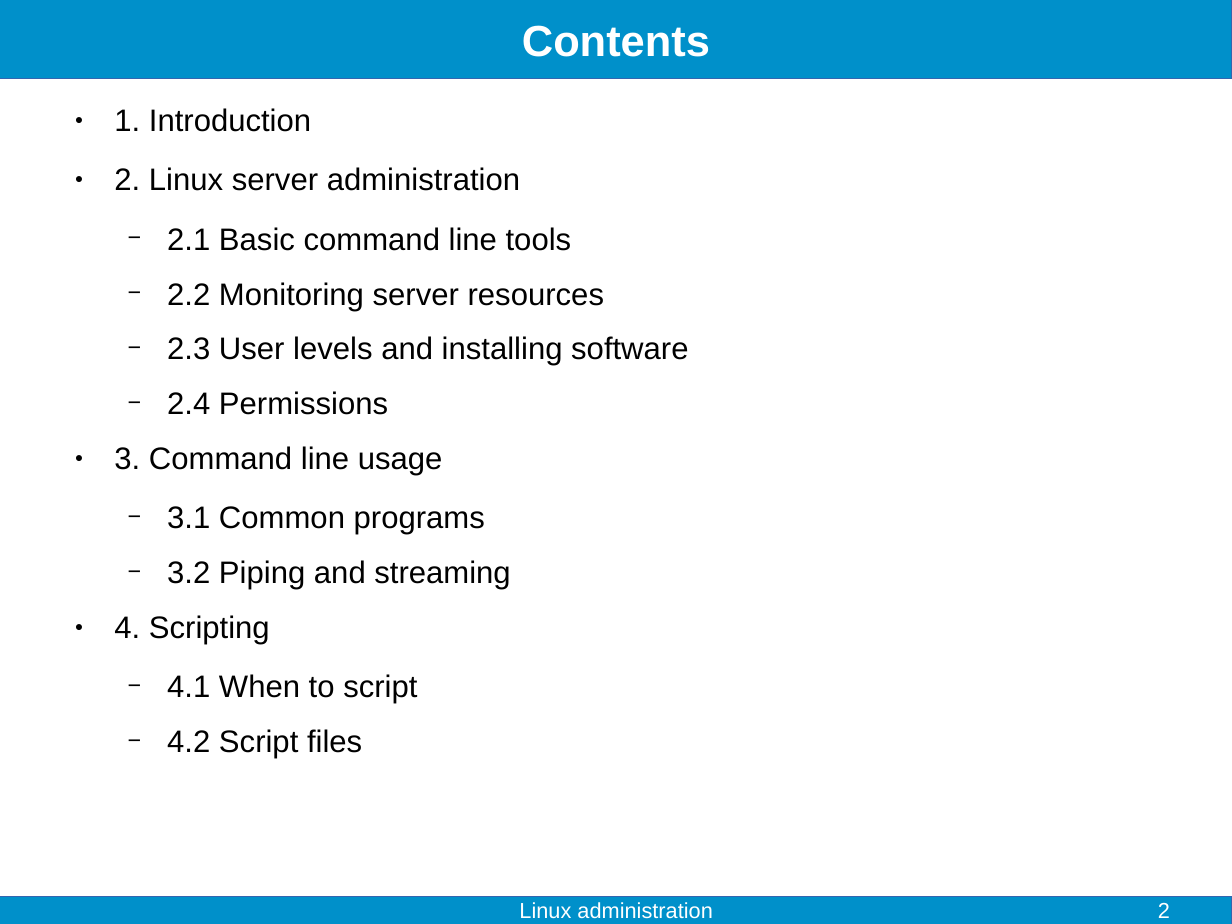
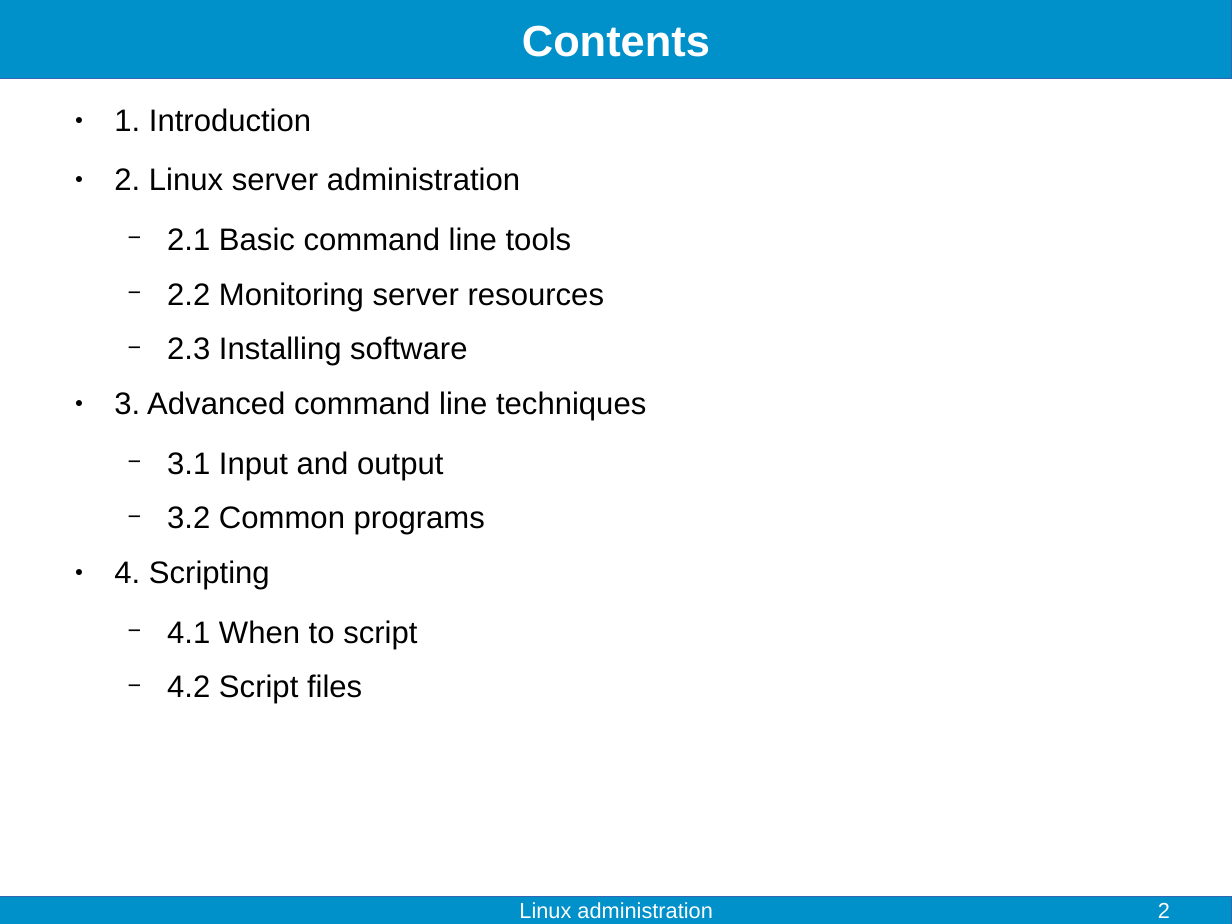
Before and after one commit to fjelltopp/training, a slide deck: slide 2 of linux_administration/linux_administration.odp. Drawn at 1232x924 pixels with LibreOffice and Linux fonts; fonts in the diff are those of the drawing. Boxes give left, top, right and bottom in pixels: in the first picture for what was removed or moved away, otherwise in the second. Text is boxed around its words. In the diff, an @@ line names an element or a change of style, - is before the commit and + after.

Commit message:
input and output

```diff
--- a/linux_administration/linux_administration.odp
+++ b/linux_administration/linux_administration.odp
@@ text at [114,336,646,535]: text changed @@
-  − 2.3 User levels and installing software
-  − 2.4 Permissions
-● 3. Command line usage
-  − 3.1 Common programs
-  − 3.2 Piping and streaming
+  − 2.3 Installing software
+● 3. Advanced command line techniques
+  − 3.1 Input and output
+  − 3.2 Common programs
```
Also in this commit, not shown: 2 other slides changed, 2 slides added, 2 slides removed, 5 other files.
